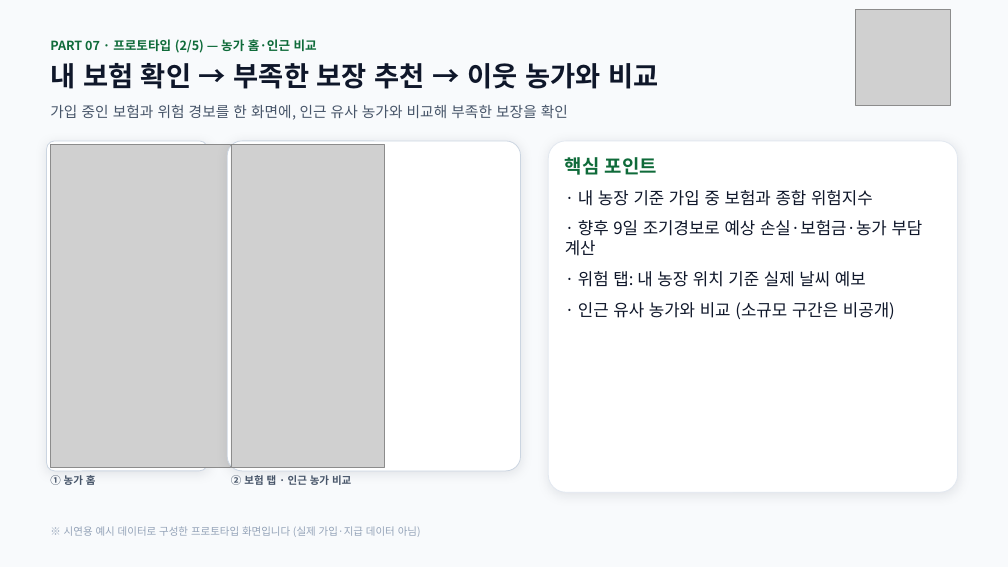
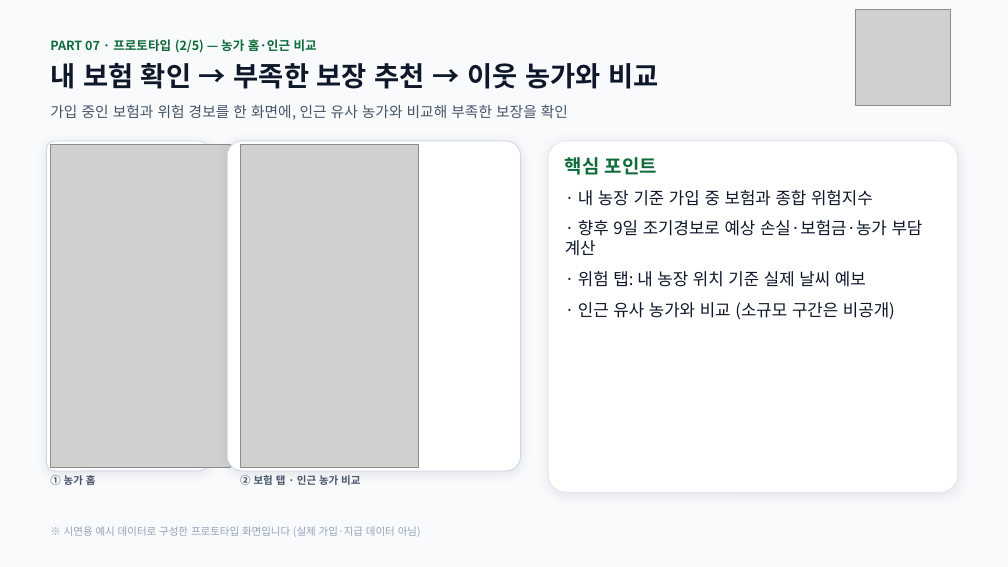
Before and after one commit to yurimingly/policy-insurance, a slide deck: slide 2 of prototype_5slides.pptx. Drawn at 1008x567 pixels with LibreOffice and Linux fonts; fonts in the diff are those of the drawing; grey boxes stand for pictures. Boxes give left, top, right and bottom in pixels: in the first picture for what was removed or moved away, otherwise in the second. Text is boxed around its words. In the diff, an @@ line names an element or a change of style, - is before the commit and + after.

```diff
--- a/prototype_5slides.pptx
+++ b/prototype_5slides.pptx
@@ picture: place and size @@
-picture at [231,144,385,467]
+picture at [240,144,419,467]
@@ text "② 보험 탭 · 인근 ...": place and size @@
-text "② 보험 탭 · 인근 ..." at [231,475,351,487]
+text "② 보험 탭 · 인근 ..." at [240,474,360,487]
```
Also in this commit, not shown: 3 other slides changed.
